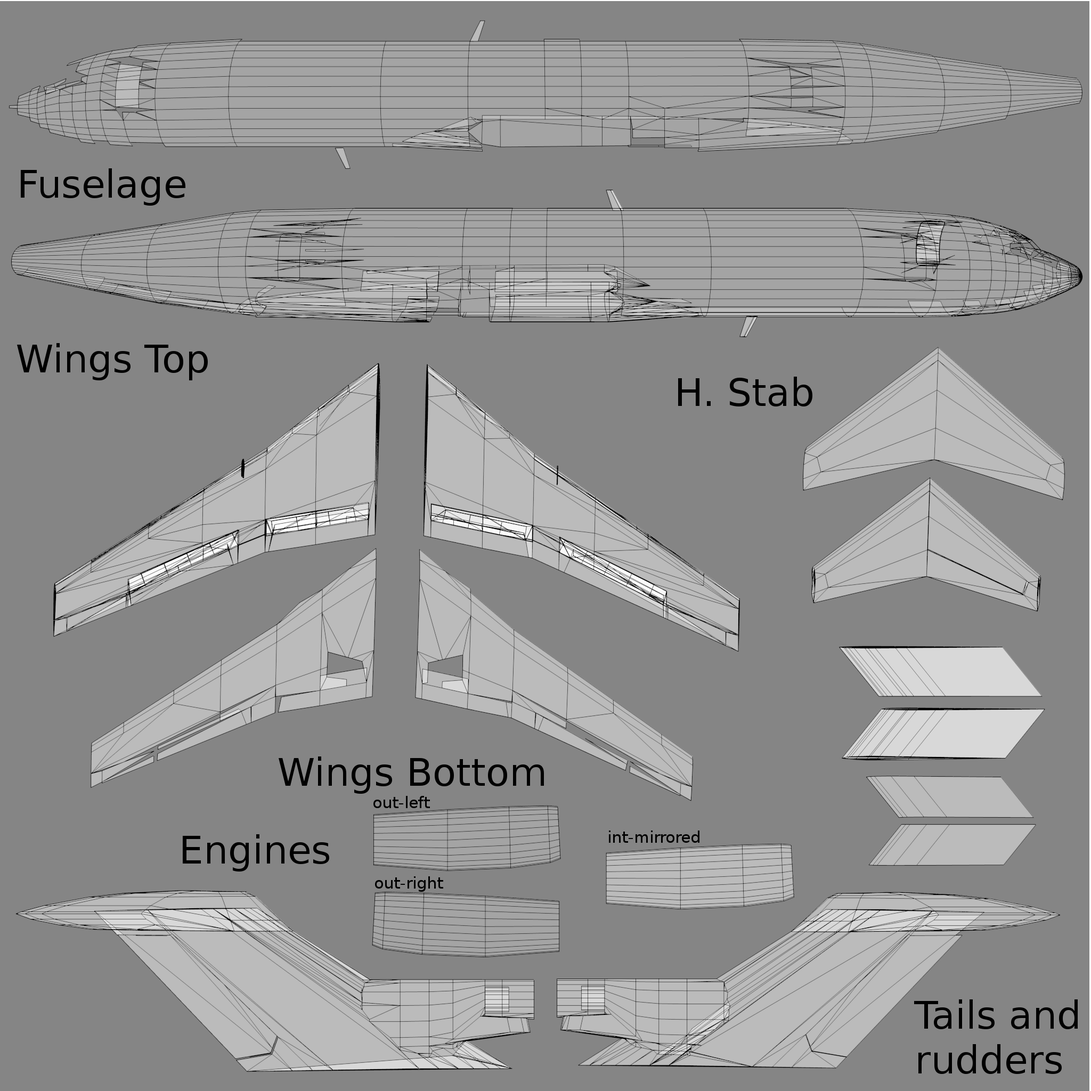
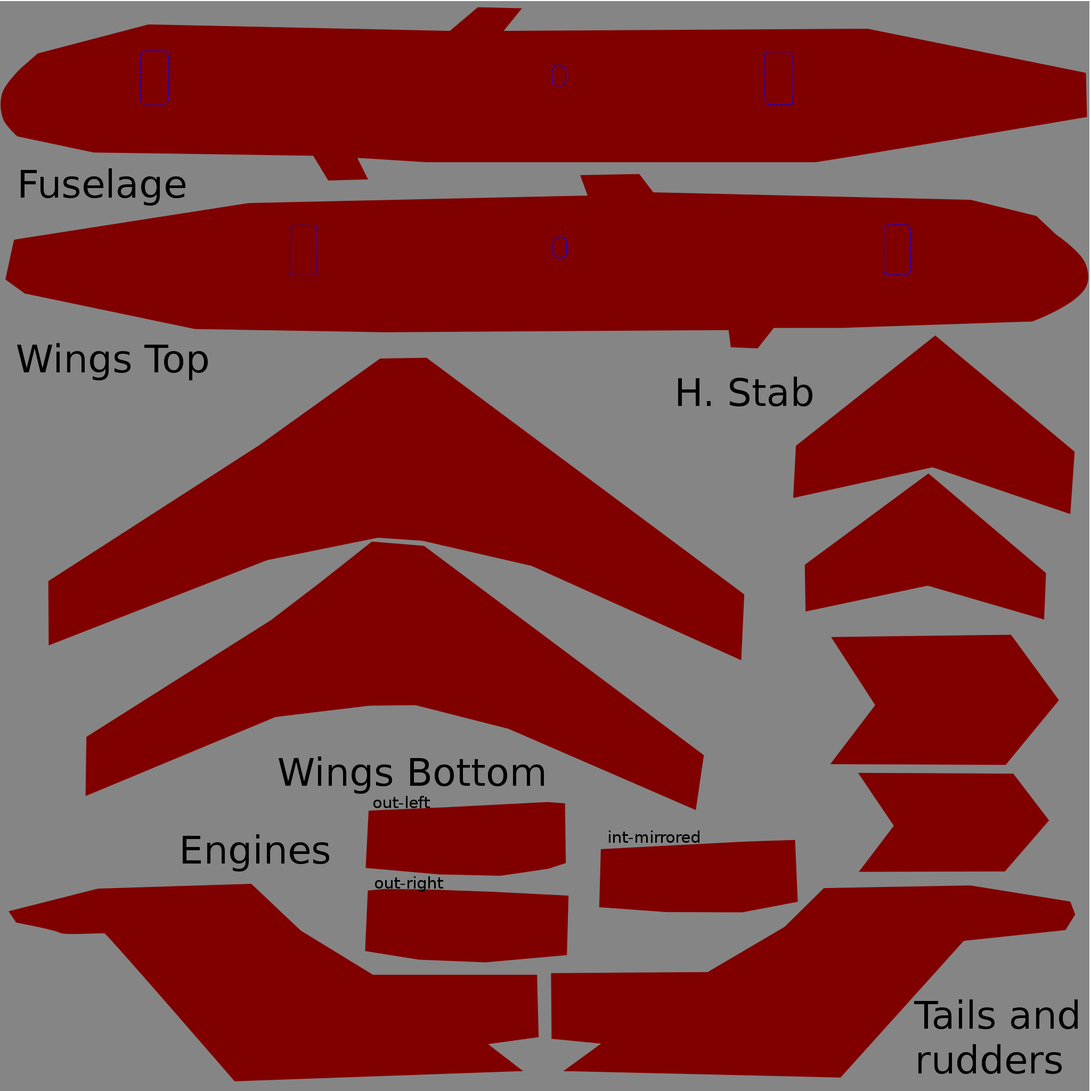
Layer changes from the first 1091×1091 image to the second:
added layer "texture.svg" above "Windows+Doors" over box(140, 50, 912, 277)
renamed "out-left" to "paintkit", moved it above "727-230-2.png", painted on it over box(0, 6, 1089, 1082)
hid "727-230-2.png" over box(8, 20, 1084, 1073)
